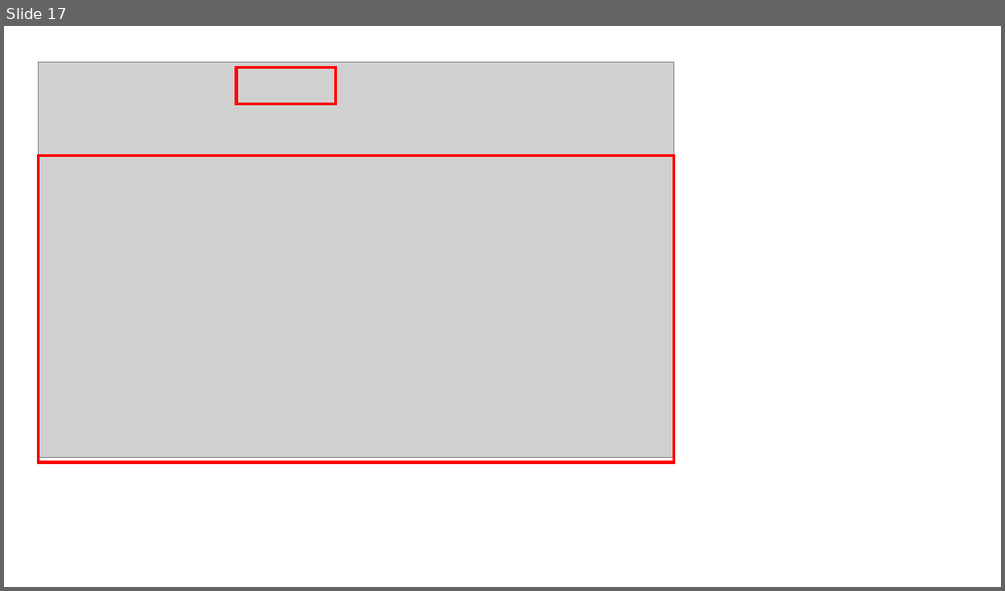
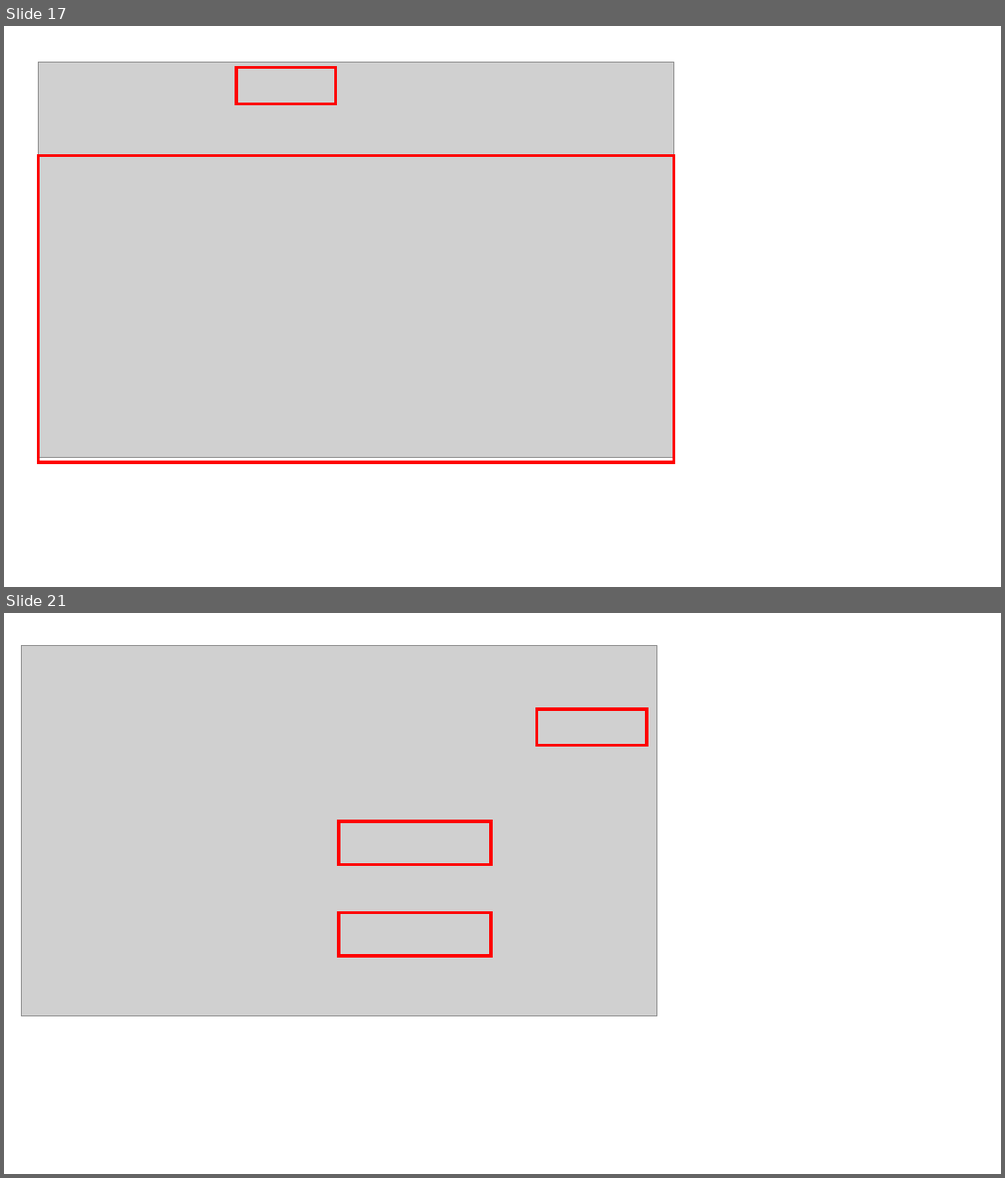
Before and after one commit to fcbogle/EUDAMED-Loader, a slide deck: docs/work instruction/EUDAMED_Diagrams_FCB_0.1.pptx. Shown one above the other, each under a label of ours: slide 17 before the commit, slides 17 and 21 after it; the slides between them are not shown. The pictures are 1005x591 and 1005x1178 pixels, drawn with LibreOffice and Linux fonts; fonts in the diff are those of the drawing; grey boxes stand for pictures. Boxes give left, top, right and bottom in pixels: in the first picture for what was removed or moved away, otherwise in the second. Text is boxed around its words. In the diff, an @@ line names an element or a change of style, - is before the commit and + after.

```diff
--- a/docs/work instruction/EUDAMED_Diagrams_FCB_0.1.pptx
+++ b/docs/work instruction/EUDAMED_Diagrams_FCB_0.1.pptx
@@ slide 21 added at [4, 613, 1001, 1174], background #FFFFFF @@
@@ picture added at [21, 645, 657, 1016] @@
@@ rectangle added at [536, 709, 647, 746], outline #FF0000 3 pt @@
@@ rectangle added at [339, 821, 492, 865], outline #FF0000 3 pt @@
@@ rectangle added at [339, 913, 492, 957], outline #FF0000 3 pt @@
```
Also in this commit, not shown: 4 other slides added, 1 slide removed, 1 other file.
